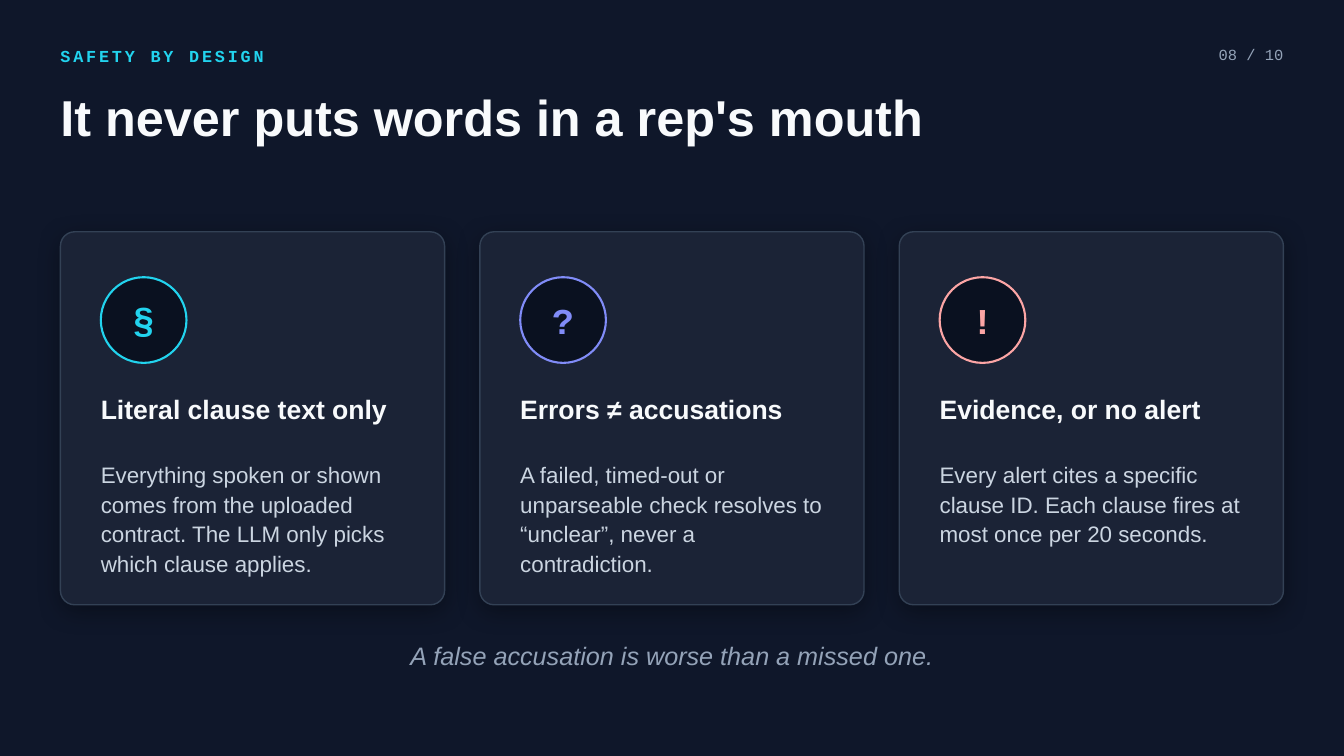
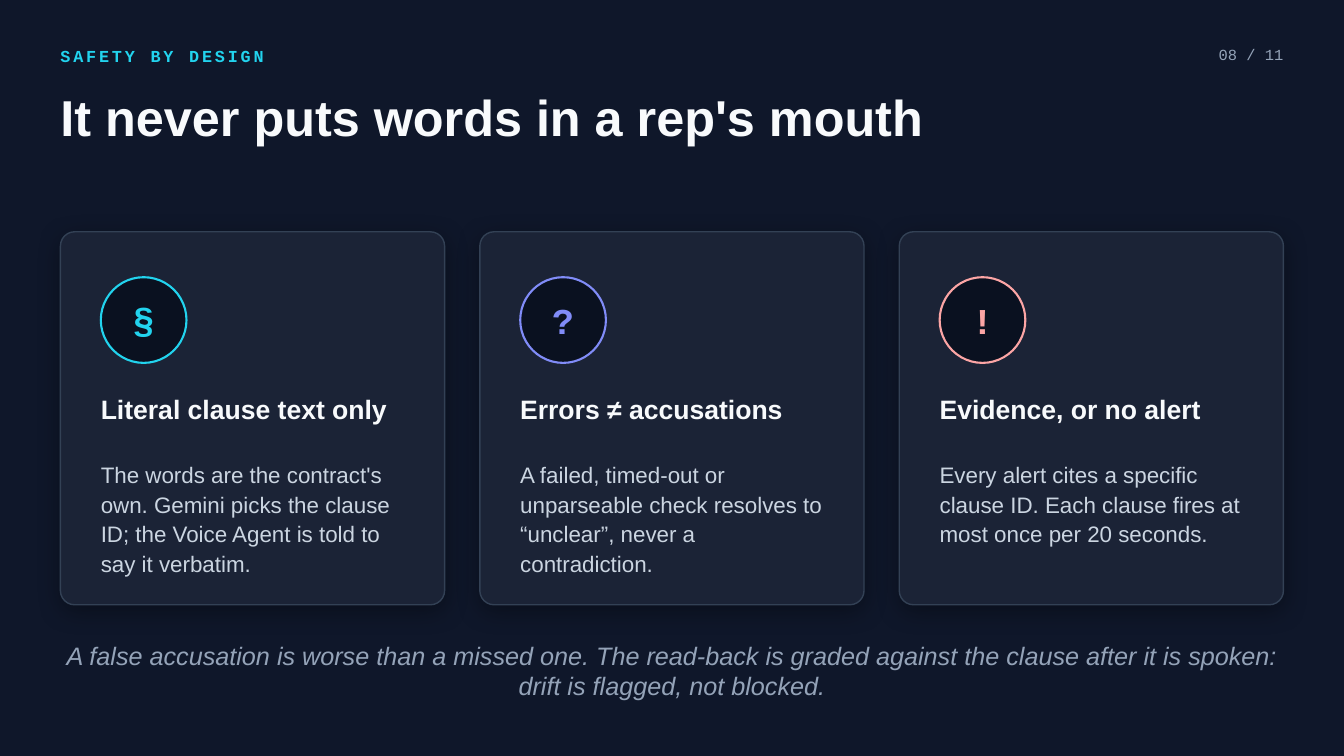
Before and after one commit to ishal1410/clausecatcher, a slide deck: slide 8 of docs/submission/ClauseCatcher.pptx. Drawn at 1344x756 pixels with LibreOffice and Linux fonts; fonts in the diff are those of the drawing. Boxes give left, top, right and bottom in pixels: in the first picture for what was removed or moved away, otherwise in the second. Text is boxed around its words. In the diff, an @@ line names an element or a change of style, - is before the commit and + after.

```diff
--- a/docs/submission/ClauseCatcher.pptx
+++ b/docs/submission/ClauseCatcher.pptx
@@ text at (x1=1219, y1=50, x2=1284, y2=60): text changed @@
-08 / 10
+08 / 11
@@ text at (x1=101, y1=467, x2=390, y2=577): text changed @@
-Everything spoken or shown comes from the uploaded contract. The LLM only picks which clause applies.
+The words are the contract's own. Gemini picks the clause ID; the Voice Agent is told to say it verbatim.
@@ text at (x1=67, y1=647, x2=1276, y2=700): text changed @@
-A false accusation is worse than a missed one.
+A false accusation is worse than a missed one. The read-back is graded against the clause after it is spoken: drift is flagged, not blocked.
```
Also in this commit, not shown: 8 other slides changed, 1 slide added, 16 other files.
